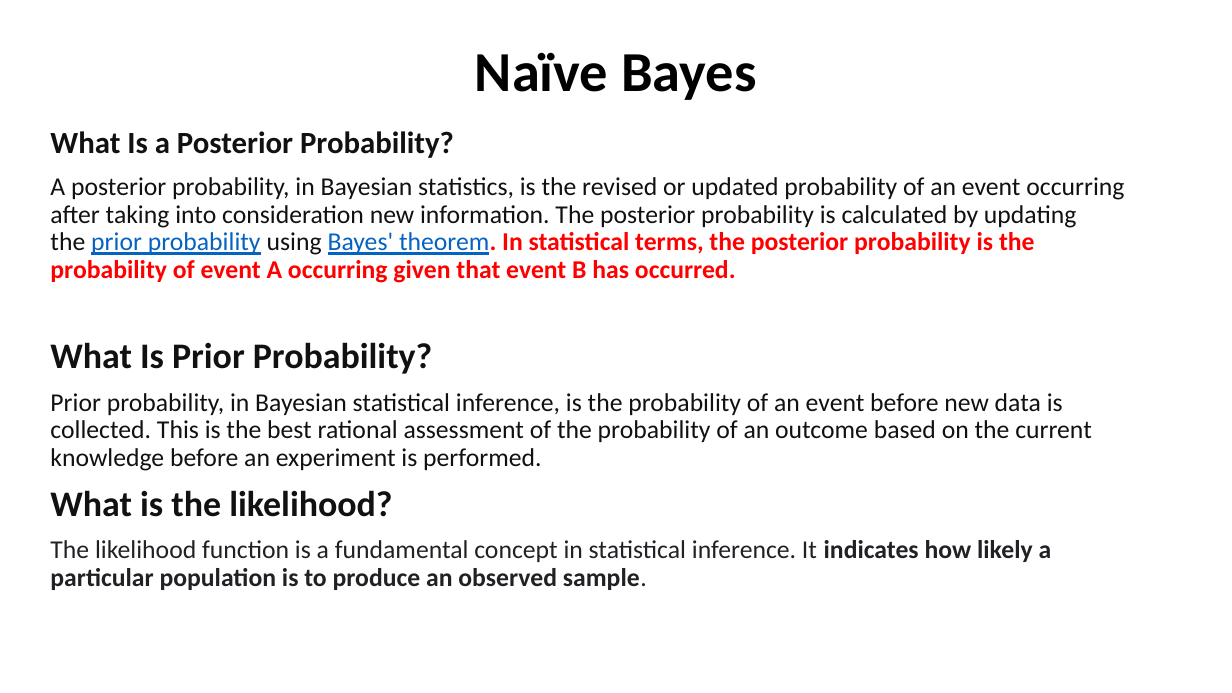
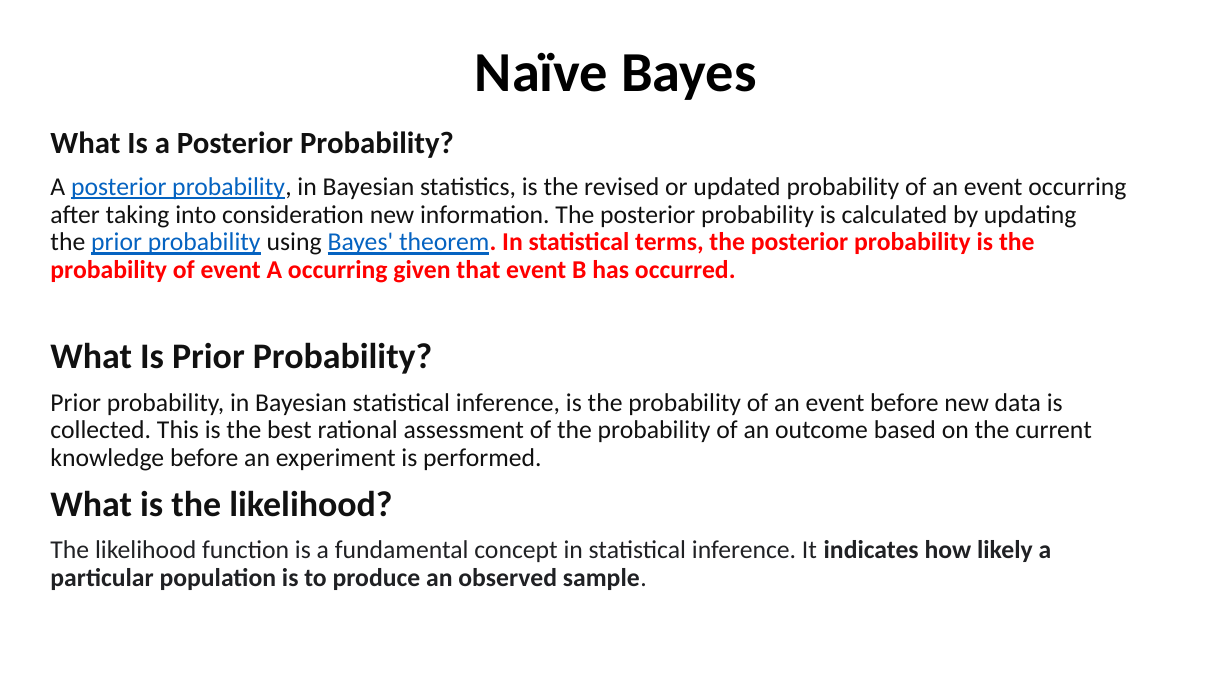
Before and after one commit to alaminbhuyan/ML_DL_AI_Files, a slide deck: slide 5 of ML Algorithm/Basic Algorithms/Naive Bayes/Classification/Naive Bayes.pptx. Drawn at 1232x693 pixels with LibreOffice and Linux fonts; fonts in the diff are those of the drawing. Boxes give left, top, right and bottom in pixels: in the first picture for what was removed or moved away, otherwise in the second. Text is boxed around its words. In the diff, an @@ line names an element or a change of style, - is before the commit and + after.

```diff
--- a/ML Algorithm/Basic Algorithms/Naive Bayes/Classification/Naive Bayes.pptx
+++ b/ML Algorithm/Basic Algorithms/Naive Bayes/Classification/Naive Bayes.pptx
@@ text at [50,177,1126,283]: text colour #111111 to #0563C1, underline on in "posterior probability," @@
```
Also in this commit, not shown: 1 other slide changed, 1 slide added.
